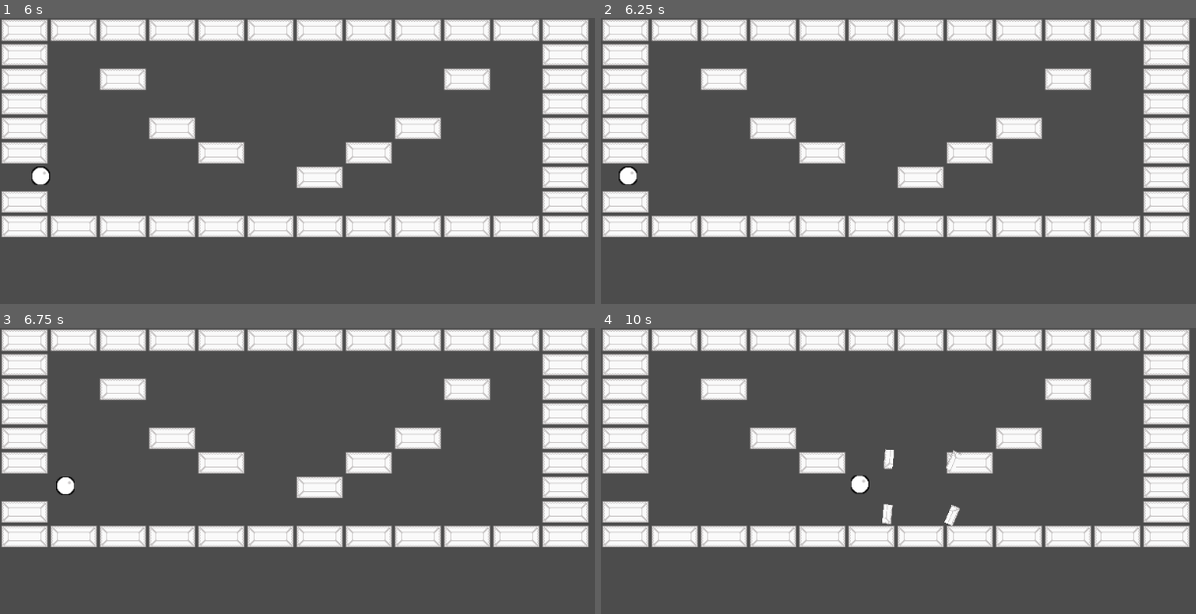
Above: before the commit, frames 1-4 (two rows, left to right).
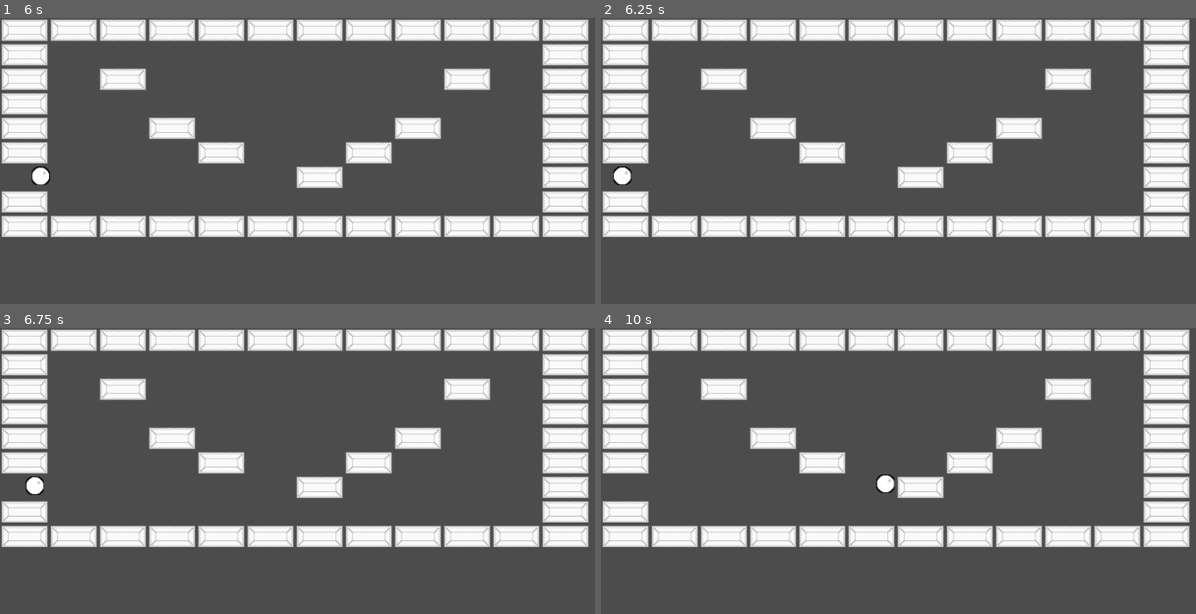
Above: after the commit, the same moments.

Repository: Anatolij-Grigorjev/Breakout4Godot
Game: Godot game, scene res://BreakoutGame.tscn
Two runs of this game, one before a commit and one after it. Both use one fixed random seed, a clock stepped at 60 frames per second and the inputs below. The project has no main scene, so this scene is started directly.
Inputs (mouse positions are in pixels of both pictures, inside the frame that each line leads up to):
- Up to frame 1 (6 s): tap Enter at 0.5 s; move the mouse to (565, 223) at 0.52 s; tap Alt at 0.6, 5.1 s; click (565, 223) at 0.67 s; drag from (238, 269) to (outside the picture) at 1.27 s; move the mouse to (470, 146) at 2.02 s; tap Shift at 2.1 s; click (470, 146) at 2.17 s; drag from (outside the picture) to (154, 178) at 2.77 s; move the mouse to (outside the picture) at 3.52 s; tap Ctrl at 3.6 s; click (outside the picture) at 3.67 s; drag from (154, 178) to (273, 132) at 4.27 s; move the mouse to (434, 246) at 5.02 s; click (434, 246) at 5.17 s; drag from (273, 132) to (238, 269) at 5.77 s
- Up to frame 2 (6.25 s): no input
- Up to frame 3 (6.75 s): move the mouse to (565, 533) at 6.52 s; tap Shift at 6.6 s; click (565, 533) at 6.67 s
- Up to frame 4 (10 s): drag from (839, 579) to (outside the picture) at 7.27 s; move the mouse to (1071, 456) at 8.02 s; tap Ctrl at 8.1 s; click (1071, 456) at 8.17 s; drag from (outside the picture) to (755, 488) at 8.77 s; move the mouse to (outside the picture) at 9.52 s; tap Alt at 9.6 s; click (outside the picture) at 9.67 s

Frame 1 is identical in both runs. In frame 2, 0.2% of the frame differs, in the area x 1-7%, y 51-59%; in frame 3, 0.3%; in frame 4, 1.3%, in the area x 41-61%, y 42-70%.

Commit message:
created common tests base, debug odd collisoin

Diff:
--- a/game/BreakoutGame.tscn
+++ b/game/BreakoutGame.tscn
@@ -13,10 +13,11 @@
 speed = 100.0
 
 [node name="BarrierLeft" parent="." instance=ExtResource( 3 )]
+position = Vector2( -20, 0 )
 
 [node name="BarrierTop" parent="." instance=ExtResource( 3 )]
-position = Vector2( 450, -25 )
+position = Vector2( 450, -20 )
 rotation = 1.5708
 
 [node name="BarrierRight" parent="." instance=ExtResource( 3 )]
-position = Vector2( 1040, 0 )
+position = Vector2( 1044, 0 )
--- a/game/bricks/BricksMap.gd
+++ b/game/bricks/BricksMap.gd
@@ -14,10 +14,13 @@
 
 
 func bricks_hit_at(global_hit_pos: Vector2):
-	var tileIdx = world_to_map(to_local(global_hit_pos))
-	set_cellv(tileIdx, TileMap.INVALID_CELL)
-	var explosion = animations_cache[tileIdx]
-	explosion.explode()
+	var tileIdx: Vector2 = world_to_map(to_local(global_hit_pos))
+	print("global pos: " + String(global_hit_pos) + " tileidx: " + String(tileIdx) + " tile type: " + String(get_cellv(tileIdx)))
+	var tileTypeAtPos = get_cellv(tileIdx)
+	if (tileTypeAtPos != TileMap.INVALID_CELL):
+		set_cellv(tileIdx, TileMap.INVALID_CELL)
+		var explosion = animations_cache[tileIdx]
+		explosion.explode()
 
 
 
--- a/game/tests/barrier_tests.gd
+++ b/game/tests/barrier_tests.gd
@@ -1,40 +1,23 @@
-extends "res://addons/gut/test.gd"
+extends "res://tests/tests_base.gd"
 
 var BallScn = load("res://ball/Ball.tscn")
 var BarrierScn = load("res://Barrier.tscn")
 
-var parent
 var ball
 var barrier
 
 func before_each():
-    parent = Node2D.new()
     ball = BallScn.instance()
     barrier = BarrierScn.instance()
 
 
 func test_ball_hit_barrier_bounce():
-    parent.add_child(ball)
-    parent.add_child(barrier)
 
+    _setup_tree([barrier, ball])
     ball.position = Vector2(100, 0)
     barrier.position = Vector2.ZERO
-
-    add_child_autofree(parent)
-    _wait_next_frame()
 
     var collision = ball.move_and_collide(Vector2(-200, 0))
     assert_not_null(collision, "ball should collide")
     if (collision):
         assert_eq(collision.collider, barrier, "ball should collide with barrier")
-
-
-
-
-
-
-func _wait_seconds(secs: float, message: String = "waiting..."):
-    yield(yield_for(secs, message), YIELD)
-
-func _wait_next_frame():
-    _wait_seconds(0.16, "waiting for next frame...")
--- a/game/tests/brick_collide_tests.gd
+++ b/game/tests/brick_collide_tests.gd
@@ -1,24 +1,23 @@
-extends "res://addons/gut/test.gd"
+extends "res://tests/tests_base.gd"
 
 var BallScn = load("res://ball/Ball.tscn")
 var BricksScn = load("res://bricks/BricksMap.tscn")
 
-var parent: Node2D
 var bricks
 var ball
 
 func before_each():
-    parent = Node2D.new()
     bricks = BricksScn.instance();
     ball = BallScn.instance()
 
 
 func test_ball_collide_bricks():
     # bricks and ball dont touch
-    _setup_tree_bricks_pos_ball_pos(
-        Vector2(100, 0),
-        Vector2(10, 0)
-    )
+
+    _setup_tree([bricks, ball])
+    bricks.position = Vector2(100, 0)
+    ball.position = Vector2(10, 0)
+
     #move ball into bricks
     var collision = ball.move_and_collide(Vector2(100, 0))
     assert_not_null(collision, "ball and bricks should collide!")
@@ -29,34 +28,14 @@
 
 func test_ball_collide_brick_lost():
     # bricks and ball dont touch
-    _setup_tree_bricks_pos_ball_pos(
-        Vector2(100, 0),
-        Vector2(10, 0)
-    )
+
+    _setup_tree([bricks, ball])
+    bricks.position = Vector2(100, 0)
+    ball.position = Vector2(10, 0)
+
     ball.speed = 100.0
     ball.direction = Vector2.RIGHT
     gut.simulate(ball, 100, 0.1)
     #top left tile
     var tileCoord = Vector2.ZERO
     assert_eq(bricks.get_cellv(tileCoord), TileMap.INVALID_CELL)
-
-
-
-
-
-######################HELPERS############################
-
-func _setup_tree_bricks_pos_ball_pos(bricksPos: Vector2, ballPos: Vector2):
-    parent.add_child(bricks);
-    bricks.position = bricksPos
-    parent.add_child(ball);
-    ball.position = ballPos
-    add_child_autofree(parent)
-    _wait_next_frame()
-
-
-func _wait_seconds(secs: float, message: String = "waiting..."):
-    yield(yield_for(secs, message), YIELD)
-
-func _wait_next_frame():
-    _wait_seconds(0.16, "waiting for next frame...")
--- /dev/null
+++ b/game/tests/tests_base.gd
@@ -0,0 +1,23 @@
+# ##############################################################################
+# Base class with test related utilities that other test classes can extend
+extends "res://addons/gut/test.gd"
+
+var parent: Node2D
+
+
+
+######################HELPERS############################
+
+func _setup_tree(nodes: Array):
+    parent = Node2D.new()
+    for node in nodes:
+        parent.add_child(node)
+    add_child_autofree(parent)
+    _wait_next_frame()
+
+
+func _wait_seconds(secs: float, message: String = "waiting..."):
+    yield(yield_for(secs, message), YIELD)
+
+func _wait_next_frame():
+    _wait_seconds(0.16, "waiting for next frame...")
